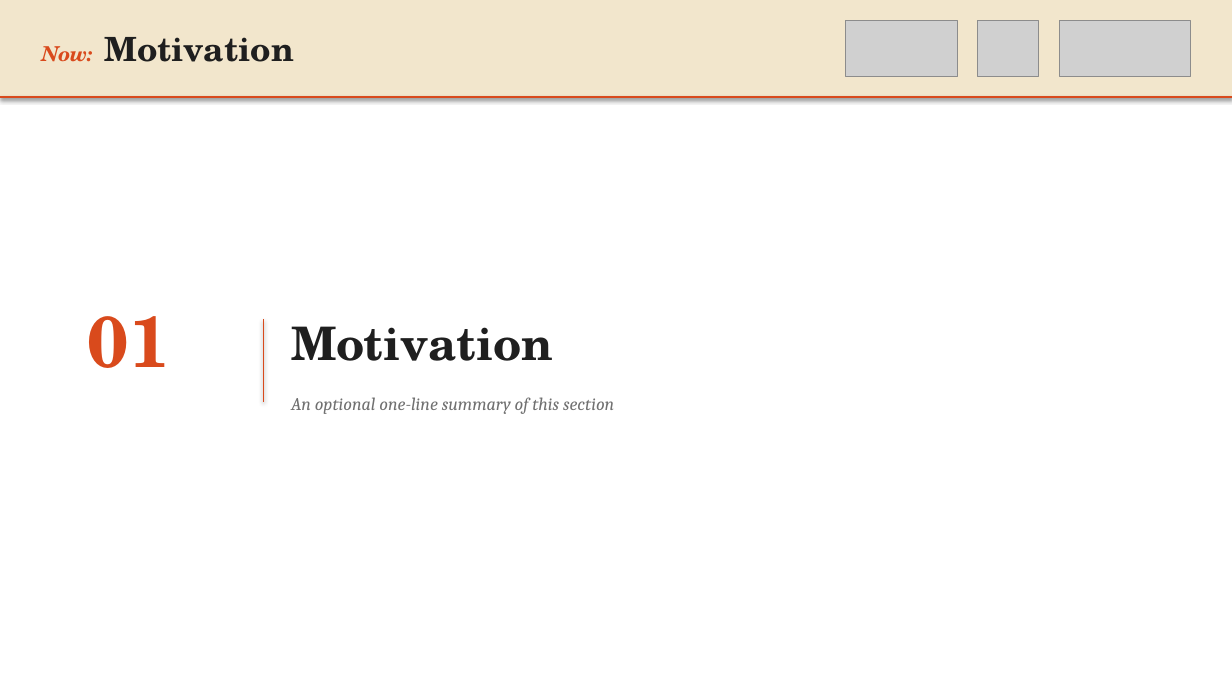
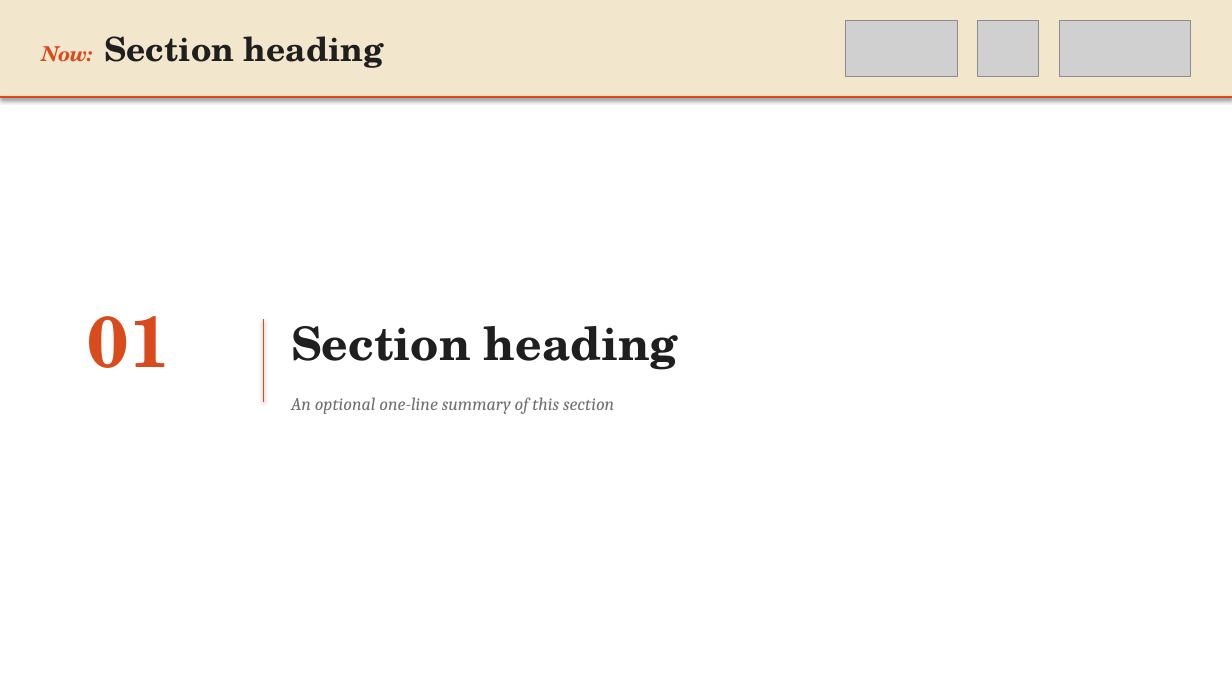
Before and after one commit to preordinary/KCLNLP_SlidesTemplate, a slide deck: slide 2 of templates/tree_yellow_texture/KCLNLP_TreeYellow.pptx. Drawn at 1232x693 pixels with LibreOffice and Linux fonts; fonts in the diff are those of the drawing; grey boxes stand for pictures. Boxes give left, top, right and bottom in pixels: in the first picture for what was removed or moved away, otherwise in the second. Text is boxed around its words. In the diff, an @@ line names an element or a change of style, - is before the commit and + after.

```diff
--- a/templates/tree_yellow_texture/KCLNLP_TreeYellow.pptx
+++ b/templates/tree_yellow_texture/KCLNLP_TreeYellow.pptx
@@ text at [42, 36, 384, 68]: text changed @@
-Now: Motivation
+Now: Section heading
@@ text at [291, 326, 678, 370]: text changed @@
-Motivation
+Section heading
```
Also in this commit, not shown: 2 other slides changed, 1 other file.
